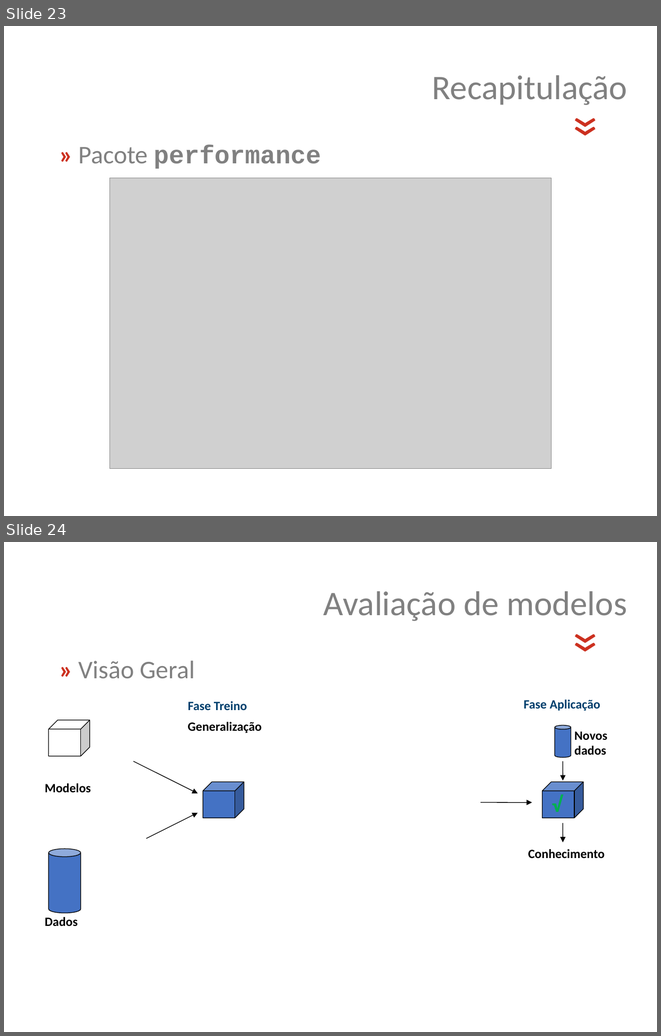
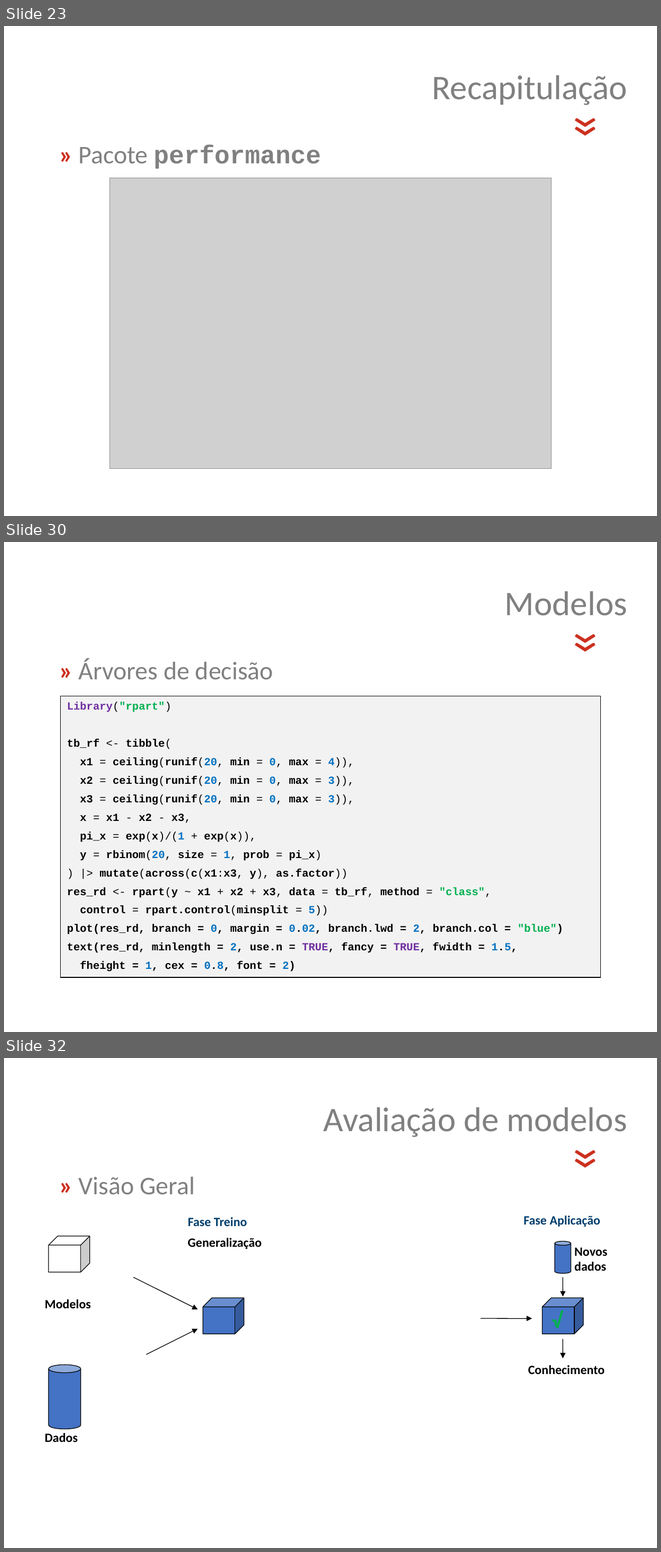
Before and after one commit to jsollari/DSR-II2024, a slide deck: docs/DSR-II2024_JL_slides.pptx. Shown one above the other, each under a label of ours: slides 23 and 24 before the commit, slides 23, 30 and 32 after it; the slides between them are not shown. The pictures are 661x1036 and 661x1552 pixels, drawn with LibreOffice and Linux fonts; fonts in the diff are those of the drawing; grey boxes stand for pictures; background and template pictures are left out. Boxes give left, top, right and bottom in pixels: in the first picture for what was removed or moved away, otherwise in the second. Text is boxed around its words. In the diff, an @@ line names an element or a change of style, - is before the commit and + after.

```diff
--- a/docs/DSR-II2024_JL_slides.pptx
+++ b/docs/DSR-II2024_JL_slides.pptx
@@ slide 30 added at [4, 542, 657, 1032], background #FFFFFF @@
@@ text added at [505, 591, 627, 616], 38 pt, text #808080 @@
+Modelos
@@ text added at [541, 627, 613, 663], 60 pt, text #CC301F @@
+«
@@ text added at [79, 658, 273, 680], 28 pt, text #808080 @@
+» Árvores de decisão
@@ rectangle added at [61, 696, 601, 978], fill #F2F2F2, outline #000000 0.75 pt, 12 pt, text #000000, bold @@
+Library("rpart")
+tb_rf <- tibble(
+x1 = ceiling(runif(20, min = 0, max = 4)),
+x2 = ceiling(runif(20, min = 0, max = 3)),
+x3 = ceiling(runif(20, min = 0, max = 3)),
+x = x1 - x2 - x3,
+pi_x = exp(x)/(1 + exp(x)),
+y = rbinom(20, size = 1, prob = pi_x)
+) |> mutate(across(c(x1:x3, y), as.factor))
+res_rd <- rpart(y ~ x1 + x2 + x3, data = tb_rf, method = "class",
+control = rpart.control(minsplit = 5))
+plot(res_rd, branch = 0, margin = 0.02, branch.lwd = 2, branch.col = "blue")
+text(res_rd, minlength = 2, use.n = TRUE, fancy = TRUE, fwidth = 1.5,
+fheight = 1, cex = 0.8, font = 2)
@@ what was slide 24 is now slide 32 @@
```
Also in this commit, not shown: 11 slides changed, 8 other slides added, 35 other files.
